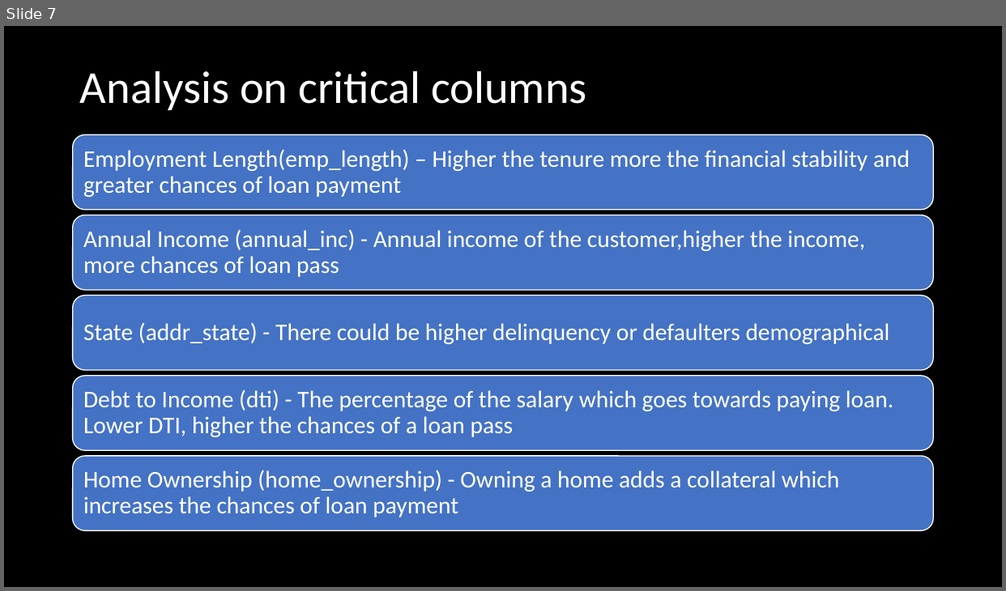
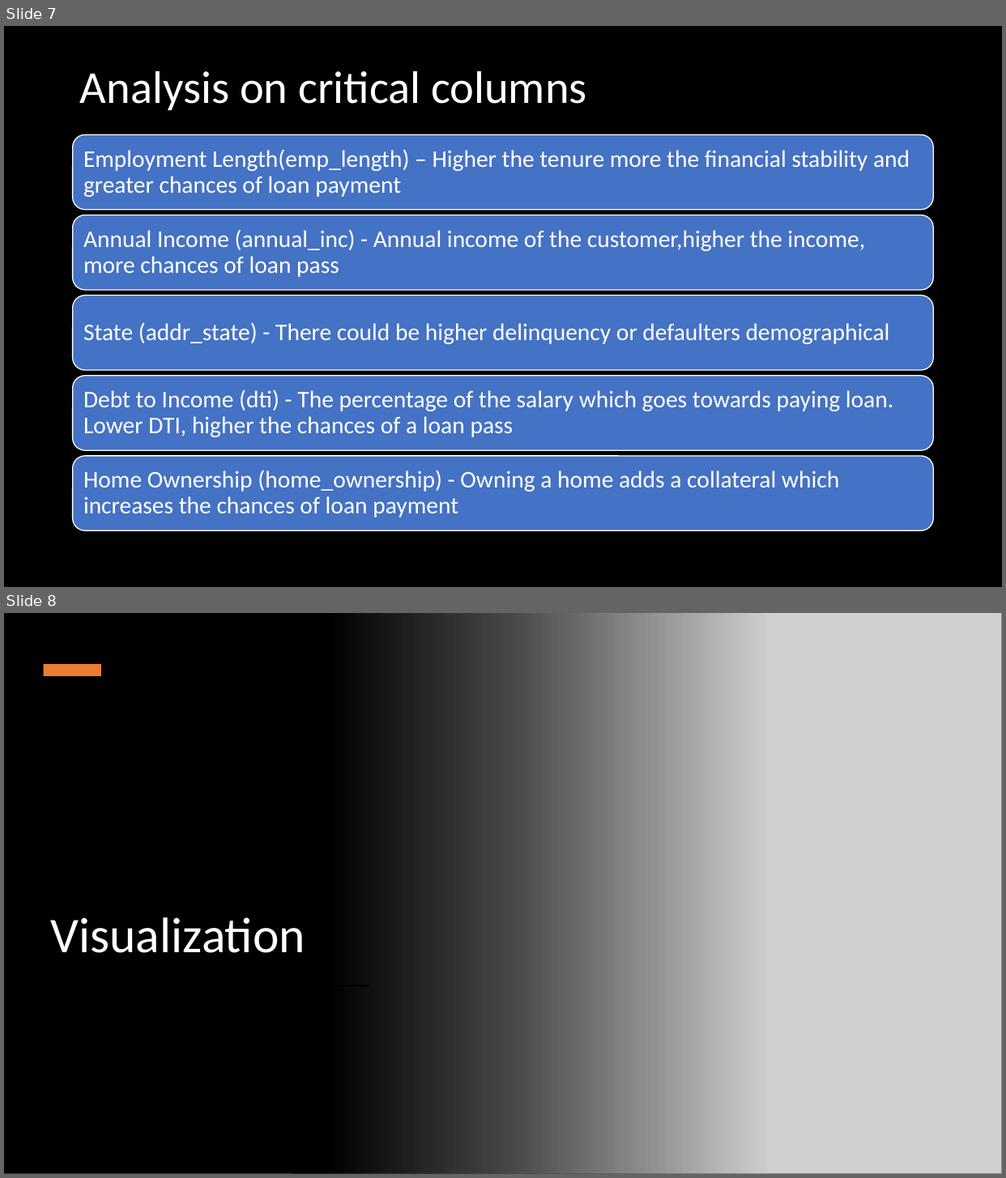
Before and after one commit to bineeshpc/case_study_01, a slide deck: UpGrad Case Study LendingClub.pptx. Shown one above the other, each under a label of ours: slide 7 before the commit, slides 7 and 8 after it. The pictures are 1006x591 and 1006x1178 pixels, drawn with LibreOffice and Linux fonts; fonts in the diff are those of the drawing; grey boxes stand for pictures. Boxes give left, top, right and bottom in pixels: in the first picture for what was removed or moved away, otherwise in the second. Text is boxed around its words. In the diff, an @@ line names an element or a change of style, - is before the commit and + after.

Commit message:
Added Sample Screenshot for reference

```diff
--- a/UpGrad Case Study LendingClub.pptx
+++ b/UpGrad Case Study LendingClub.pptx
@@ slide 8 added at box(4, 613, 1002, 1174), background #FFFFFF @@
@@ rectangle added at box(4, 613, 769, 1174), fill gradient #000000 @@
@@ picture added at box(292, 613, 1002, 1174) @@
@@ rectangle added at box(44, 664, 101, 676), fill #ED7D31 @@
@@ title added at box(51, 918, 305, 953), 48 pt, text #FFFFFF @@
+Visualization
@@ rectangle added at box(44, 985, 369, 986), fill #000000 @@
```
Also in this commit, not shown: 12 other slides added, 1 slide removed.
